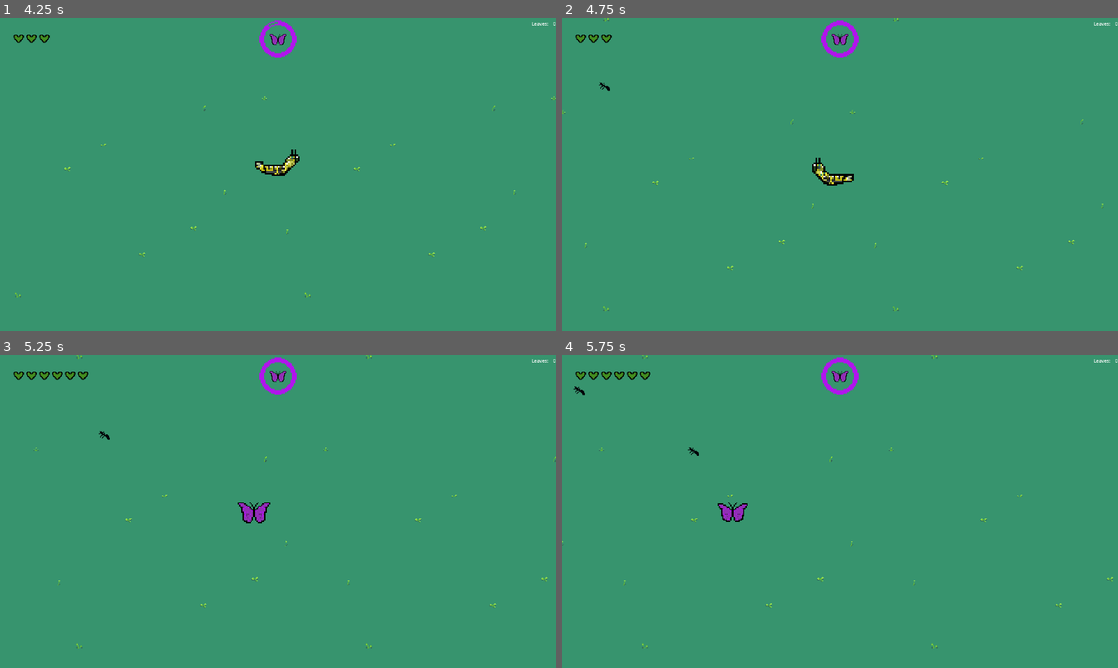
Above: before the commit, frames 1-4 (two rows, left to right).
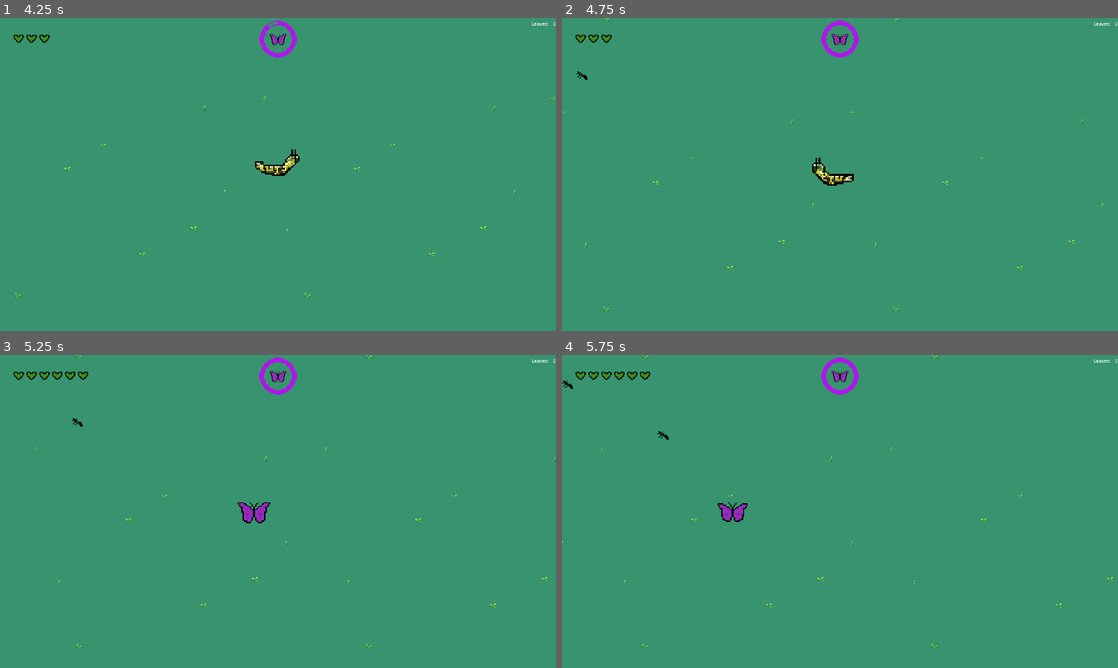
Above: after the commit, the same moments.

Repository: Armand-Alvarez/metamorphosis---jam-77
Game: Godot game, scene res://src/scenes/main.tscn
Same seed, same stepped clock (60 frames per second), same inputs: the game is played once before the commit and once after it.
Inputs (mouse positions are in pixels of both pictures, inside the frame that each line leads up to):
- Up to frame 1 (4.25 s): click "Start" at 0.5 s; tap Enter at 1.25 s; move the mouse to (400, 158) at 1.27 s; press the mouse at (400, 158) at 1.28 s; hold D (move_right) 1.28-2.03 s; move the mouse to (166, 190) at 2.02 s; release the mouse at (166, 190) at 2.03 s; hold S (move_down) 2.03-2.78 s; tap M (spawn_mob) at 2.1 s; move the mouse to (333, 105) at 2.77 s; hold D (move_right) 2.78-3.53 s; tap Space (ultimate) at 2.85 s; move the mouse to (250, 237) at 3.52 s; hold W (move_up) from 3.53 s (still down); click (250, 237) at 3.6 s
- Up to frame 2 (4.75 s): move the mouse to (1006, 221) at 4.27 s; release W (move_up) at 4.28 s; hold A (move_left) from 4.28 s (still down); tap M (spawn_mob) at 4.35 s
- Up to frame 3 (5.25 s): keep holding A (move_left); move the mouse to (111, 464) at 5.02 s; tap Space (ultimate) at 5.1 s
- Up to frame 4 (5.75 s): keep holding A (move_left)

Frame 1 is identical in both runs. In frame 2, less than 0.1% of the frame differs, in the area x 2-9%, y 16-24%; in frame 3, less than 0.1%; in frame 4, 0.1%, in the area x 0-25%, y 8-33%.

Commit message:
Change to move_and_slide for ant;

Diff:
--- a/src/resources/enemies/mobs/black_ant.tres
+++ b/src/resources/enemies/mobs/black_ant.tres
@@ -9,7 +9,7 @@
 mob_name = "Black Ant"
 mob_health = 3
 mob_attack_damage = 1
-mob_speed = 200
+mob_speed = 10000
 min_leaves_dropped = 1
 max_leaves_dropped = 2
 texture = ExtResource("2_vwwhn")
--- a/src/scenes/enemies/mobs/black_ant.tscn
+++ b/src/scenes/enemies/mobs/black_ant.tscn
@@ -12,6 +12,7 @@
 scale = Vector2(1.84932, 1.78667)
 collision_layer = 2
 collision_mask = 3
+motion_mode = 1
 script = ExtResource("1_dql44")
 resource = ExtResource("2_j5n2v")
 
--- a/src/scripts/enemies/mobs/black_ant.gd
+++ b/src/scripts/enemies/mobs/black_ant.gd
@@ -25,7 +25,8 @@
 
 func _process(delta: float) -> void:
 	var direction_vector = marker.position - position
-	move_and_collide(direction_vector.normalized() * speed * delta)
+	velocity = direction_vector.normalized() * speed * delta
+	move_and_slide()
 	if health <= 0:
 		_death()
 		queue_free()
